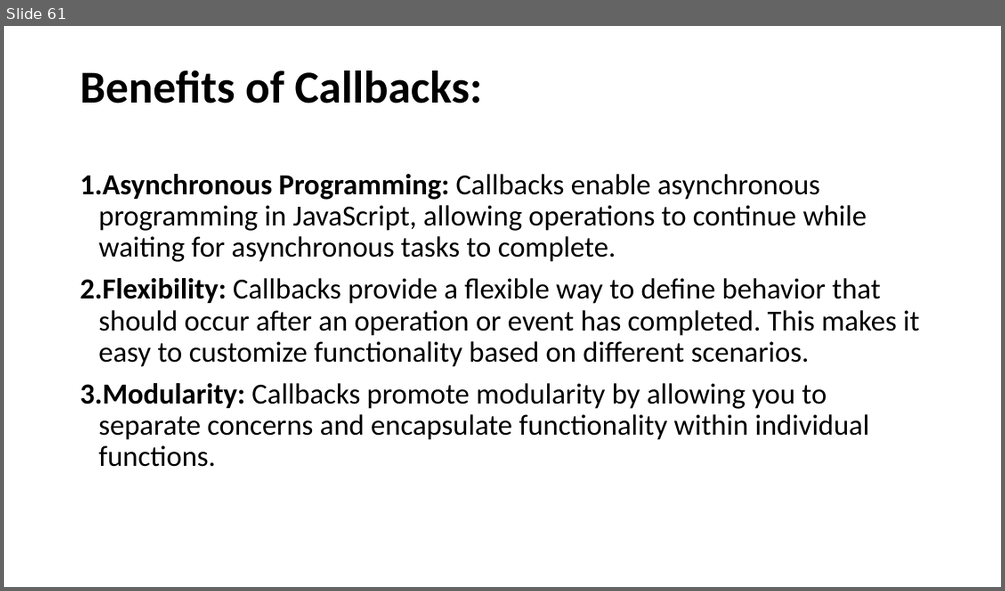
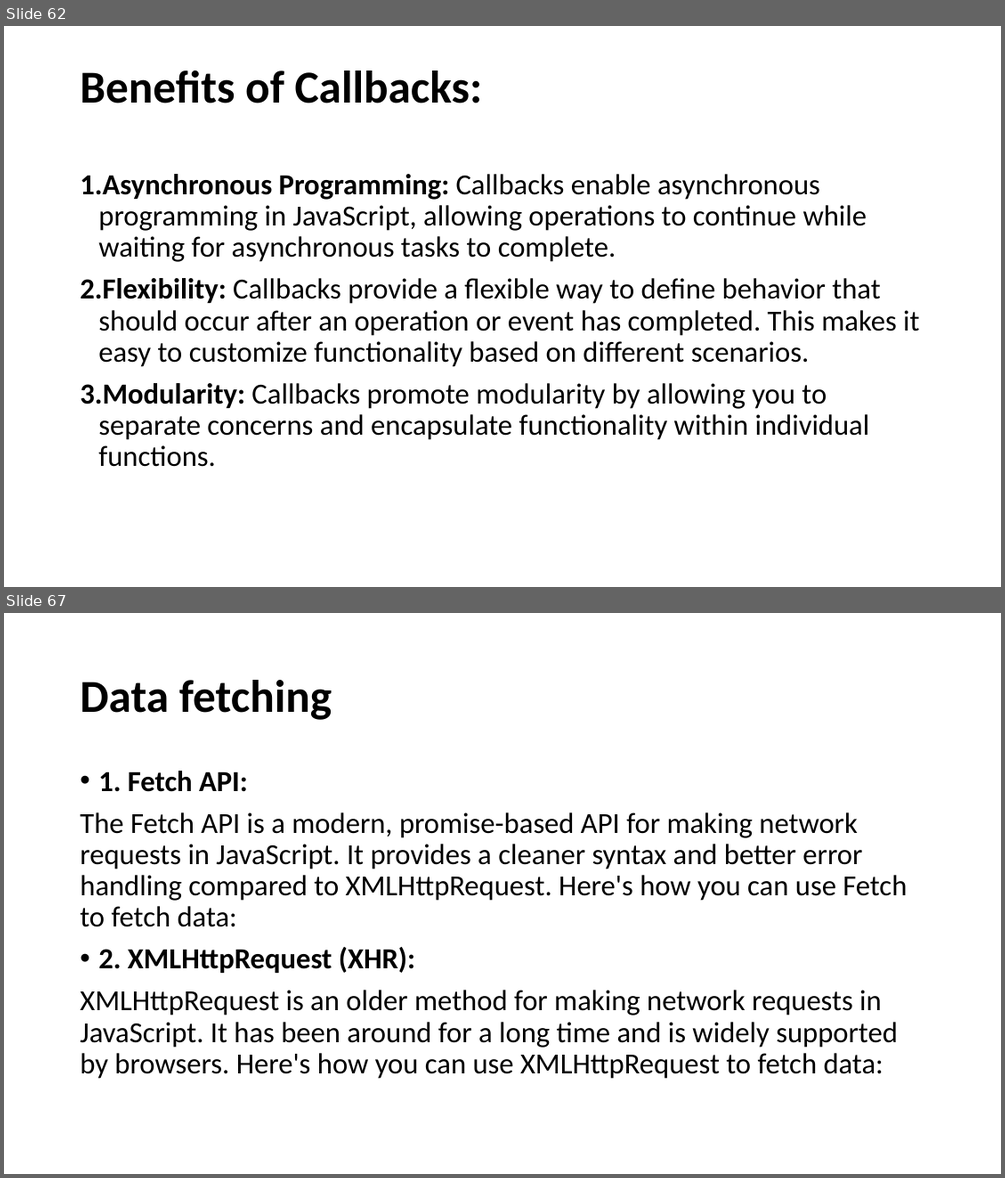
Before and after one commit to SethLK/JavaScript-Wizard-Course-for-Beginners, a slide deck: JavaScript Master Course for Beginners.pptx. Shown one above the other, each under a label of ours: slide 61 before the commit, slides 62 and 67 after it; the slides between them are not shown. The pictures are 1005x591 and 1005x1178 pixels, drawn with LibreOffice and Linux fonts; fonts in the diff are those of the drawing. Boxes give left, top, right and bottom in pixels: in the first picture for what was removed or moved away, otherwise in the second. Text is boxed around its words. In the diff, an @@ line names an element or a change of style, - is before the commit and + after.

```diff
--- a/JavaScript Master Course for Beginners.pptx
+++ b/JavaScript Master Course for Beginners.pptx
@@ slide 67 added at <box>4,613,1001,1174</box>, background #FFFFFF @@
@@ title added at <box>80,680,332,720</box>, 44 pt, text #000000, bold @@
+Data fetching
@@ text added at <box>80,771,906,1078</box>, 28 pt, text #000000 @@
+• 1. Fetch API:
+The Fetch API is a modern, promise-based API for making network requests in JavaScript. It provides a cleaner syntax and better error handling compared to XMLHttpRequest. Here's how you can use Fetch to fetch data:
+• 2. XMLHttpRequest (XHR):
+XMLHttpRequest is an older method for making network requests in JavaScript. It has been around for a long time and is widely supported by browsers. Here's how you can use XMLHttpRequest to fetch data:
@@ what was slide 61 is now slide 62 @@
```
Also in this commit, not shown: 9 slides changed, 14 other slides added.
